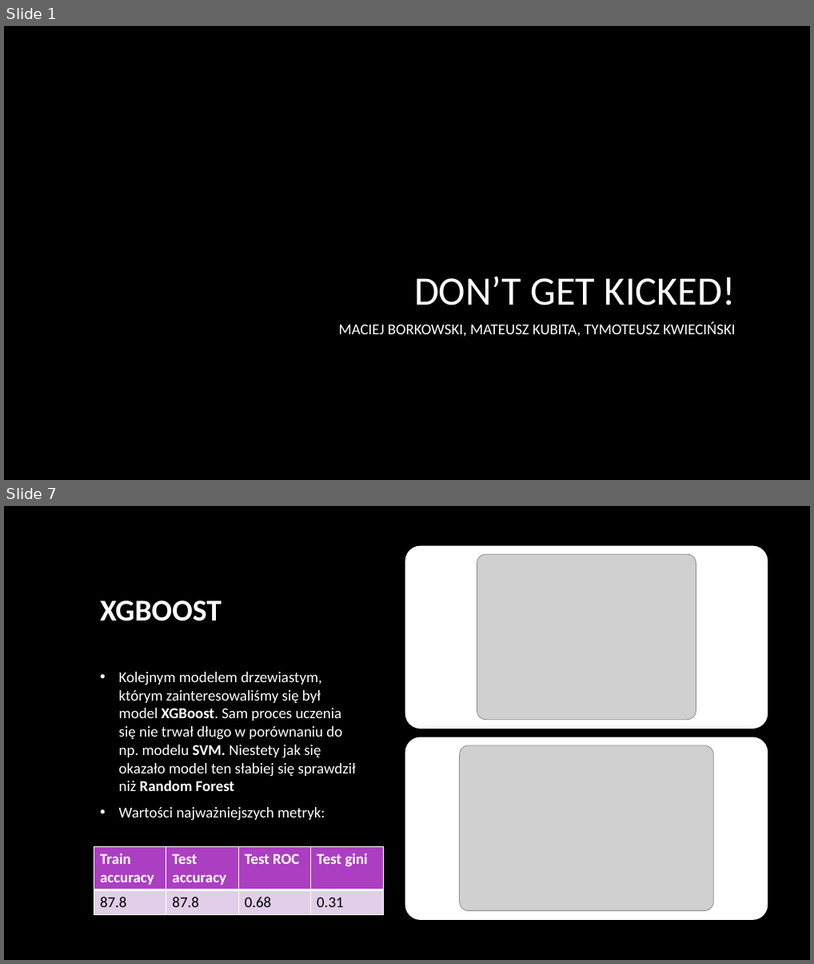
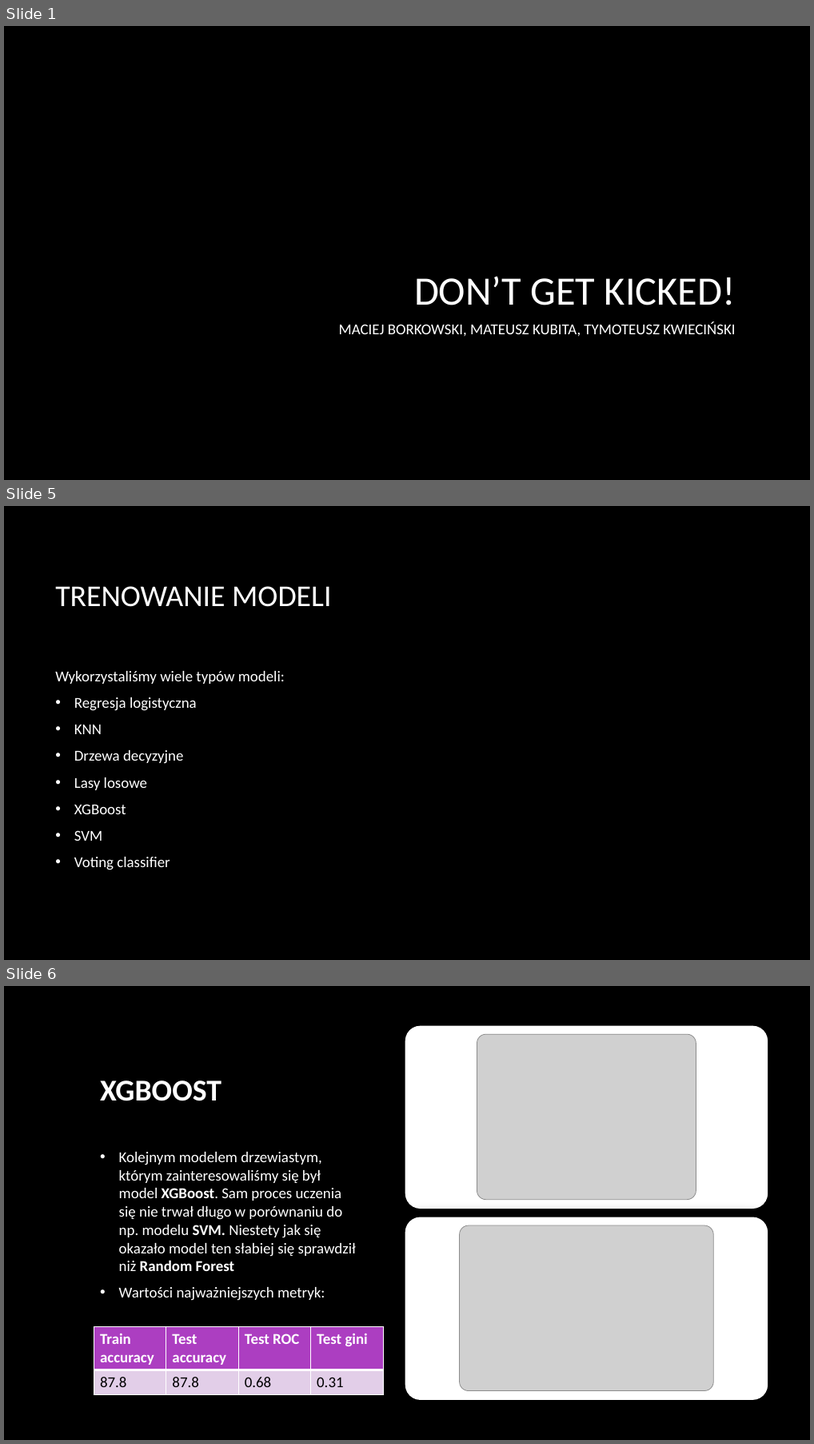
Before and after one commit to Koliber216/DontGetKicked-ML-Classification, a slide deck: prezka.pptx. Shown one above the other, each under a label of ours: slides 1 and 7 before the commit, slides 1, 5 and 6 after it; the slides between them are not shown. The pictures are 814x964 and 814x1444 pixels, drawn with LibreOffice and Linux fonts; fonts in the diff are those of the drawing; grey boxes stand for pictures; background and template pictures are left out. Boxes give left, top, right and bottom in pixels: in the first picture for what was removed or moved away, otherwise in the second. Text is boxed around its words. In the diff, an @@ line names an element or a change of style, - is before the commit and + after.

```diff
--- a/prezka.pptx
+++ b/prezka.pptx
@@ slide 5 added at [4,506,810,960], background picture (left out) @@
@@ title added at [55,586,331,607], 36 pt, text #FFFFFF @@
+TRENOWANIE MODELI
@@ text added at [55,671,285,870], 18 pt, text #FFFFFF @@
+Wykorzystaliśmy wiele typów modeli:
+• Regresja logistyczna
+• KNN
+• Drzewa decyzyjne
+• Lasy losowe
+• XGBoost
+• SVM
+• Voting classifier
@@ what was slide 7 is now slide 6 @@
```
Also in this commit, not shown: 2 slides changed, 5 other slides added, 4 slides removed, 7 other files.
